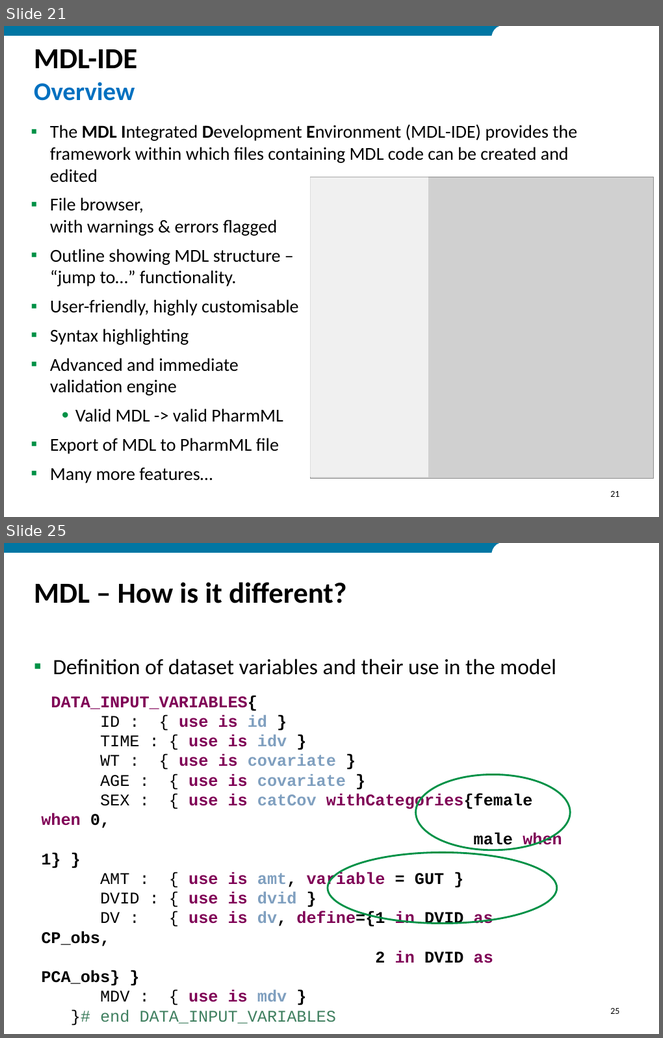
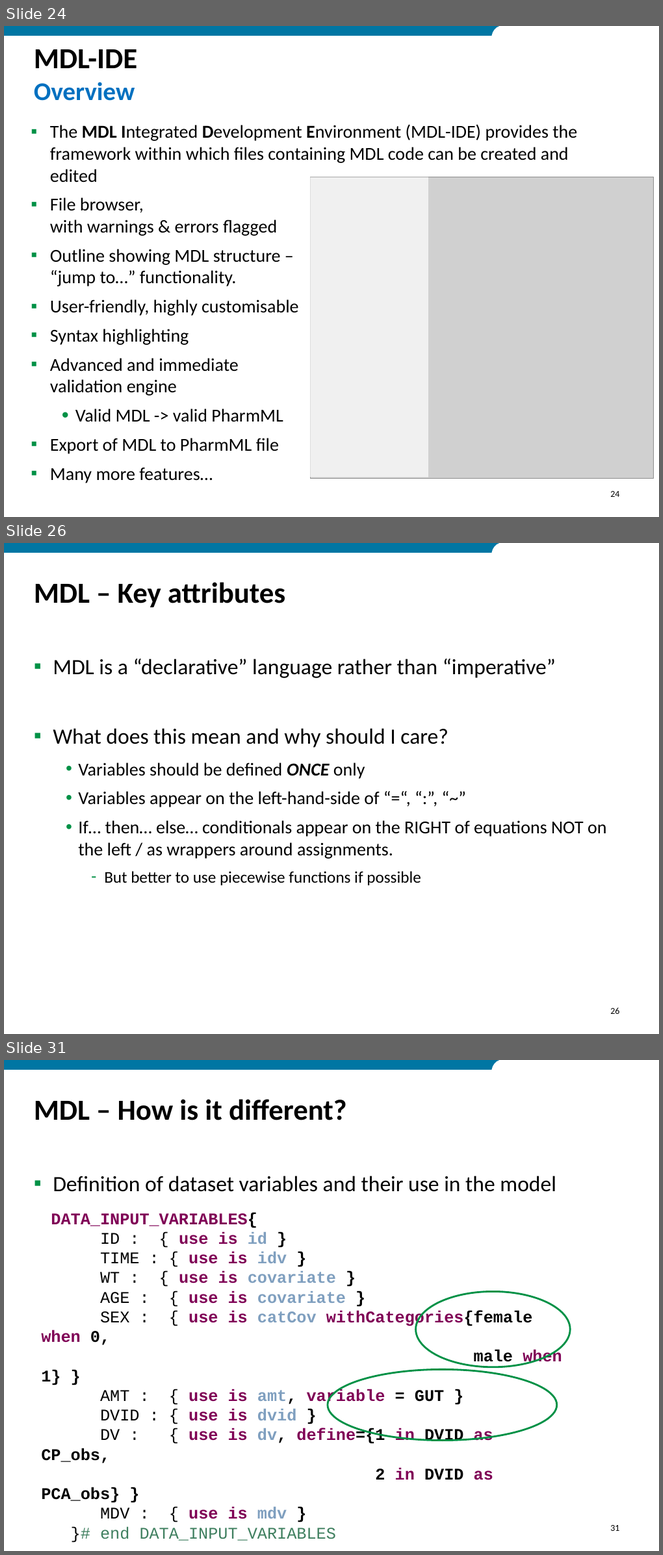
Before and after one commit to ModelDefinitionLanguage/MDLExamples, a slide deck: MDL_Tutorial_2018.pptx. Shown one above the other, each under a label of ours: slides 21 and 25 before the commit, slides 24, 26 and 31 after it; the slides between them are not shown. The pictures are 663x1038 and 663x1555 pixels, drawn with LibreOffice and Linux fonts; fonts in the diff are those of the drawing; grey boxes stand for pictures; background and template pictures are left out. Boxes give left, top, right and bottom in pixels: in the first picture for what was removed or moved away, otherwise in the second. Text is boxed around its words. In the diff, an @@ line names an element or a change of style, - is before the commit and + after.

```diff
--- a/MDL_Tutorial_2018.pptx
+++ b/MDL_Tutorial_2018.pptx
@@ slide 26 added at [4,543,659,1034], background #FFFFFF; not listed: 2 template elements that a slide beside it also shows @@
@@ title added at [34,582,285,607], 32 pt, text #000000, bold @@
+MDL – Key attributes
@@ text added at [53,659,607,886], 20 pt, text #000000 @@
+▪ MDL is a “declarative” language rather than “imperative”
+▪ What does this mean and why should I care?
+  • Variables should be defined ONCE only
+  • Variables appear on the left-hand-side of “=“, “:”, “~”
+  • If… then… else… conditionals appear on the RIGHT of equations NOT on the left / as wrappers around assignments.
+    – But better to use piecewise functions if possible
@@ page number added at [610,1008,620,1014], 10 pt, text #000000 @@
+26
@@ what was slide 21 is now slide 24 @@
@@ page number at [610,491,620,497]: text changed @@
-21
+24
@@ what was slide 25 is now slide 31 @@
@@ page number at [610,1525,620,1531]: text changed @@
-25
+31
```
Also in this commit, not shown: 7 slides changed, 10 other slides added, 21 slides removed, 21 other files.
